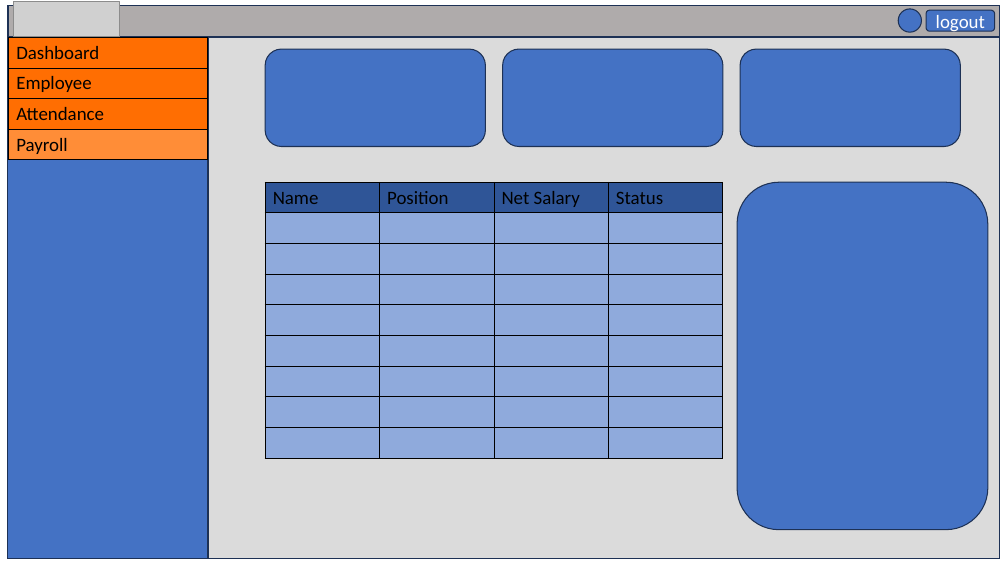
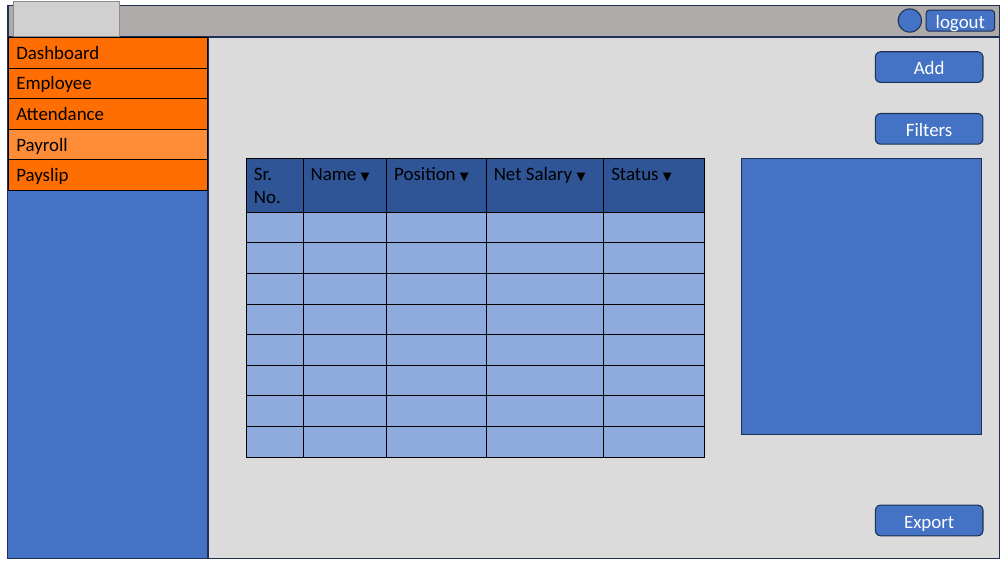
Before and after one commit to swe-mihir/Employee-Management-System-Prabhsol, a slide deck: slide 6 of documentation/Frontend mockup.pptx. Drawn at 1008x567 pixels with LibreOffice and Linux fonts; fonts in the diff are those of the drawing; grey boxes stand for pictures. Boxes give left, top, right and bottom in pixels: in the first picture for what was removed or moved away, otherwise in the second. Text is boxed around its words. In the diff, an @@ line names an element or a change of style, - is before the commit and + after.

```diff
--- a/documentation/Frontend mockup.pptx
+++ b/documentation/Frontend mockup.pptx
@@ table at (x1=9, y1=37, x2=208, y2=188) @@
+row 5: Payslip
@@ rounded rectangle removed at (x1=265, y1=49, x2=485, y2=147) @@
@@ rounded rectangle removed at (x1=503, y1=49, x2=723, y2=147) @@
@@ rounded rectangle removed at (x1=740, y1=49, x2=960, y2=147) @@
@@ rounded rectangle added at (x1=876, y1=51, x2=983, y2=82), fill #4472C4, outline #1E3256 1 pt, 18 pt, text #FFFFFF @@
+Add
@@ rounded rectangle added at (x1=876, y1=113, x2=983, y2=144), fill #4472C4, outline #1E3256 1 pt, 18 pt, text #FFFFFF @@
+Filters
@@ table at (x1=247, y1=158, x2=706, y2=456) @@
-column 1: Name |  |  |  |  |  |  |  | 
-column 2: Position |  |  |  |  |  |  |  | 
-column 3: Net Salary |  |  |  |  |  |  |  | 
-column 4: Status |  |  |  |  |  |  |  | 
+column 1: Sr. No. |  |  |  |  |  |  |  | 
+column 2: Name ▼ |  |  |  |  |  |  |  | 
+column 3: Position ▼ |  |  |  |  |  |  |  | 
+column 4: Net Salary ▼ |  |  |  |  |  |  |  | 
+column 5: Status ▼ |  |  |  |  |  |  |  | 
@@ table resized from (x1=265, y1=182, x2=722, y2=458) to (x1=247, y1=158, x2=706, y2=456) @@
@@ rectangle added at (x1=742, y1=158, x2=982, y2=434), fill #4472C4, outline #1E3256 1 pt @@
@@ rounded rectangle removed at (x1=737, y1=182, x2=988, y2=530) @@
@@ rounded rectangle added at (x1=876, y1=505, x2=983, y2=536), fill #4472C4, outline #1E3256 1 pt, 18 pt, text #FFFFFF @@
+Export
```
Also in this commit, not shown: 1 slide added, 45 other files.
